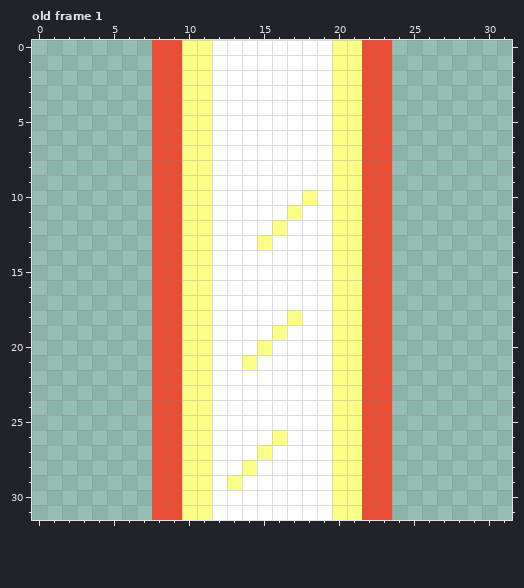
File history of a pixel-art file, Attacks/Beam/body.aseprite. The picture above was drawn from the file before the commit.
32x32 pixels, 1 frame. Shown: old frame 1. The commit also changed other frames, which this record leaves out.
After:
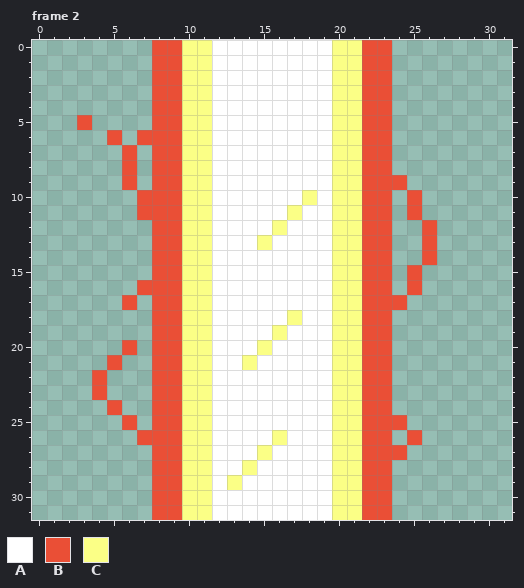
Palette (. is transparent): A #ffffff  B #ea4f36  C #fbff86
A new or re-ordered frame is compared with the old frame closest to it.
From old to new:
frames 1 -> 2
Frame 2 is new; against old frame 1, layer "Layer 2":
The edit adds colour B in row 5 at x 3; in row 6 at x 5 and 7; in rows 7 to 8 at x 6; in row 9 at x 6 and 24; in rows 10 to 11 at x 7 and 25; in rows 12 to 14 at x 26.
The edit adds colour B in row 15 at x 25; in row 16 at x 7 and 25; in row 17 at x 6 and 24; in row 20 at x 6; in row 21 at x 5; in rows 22 to 23 at x 4.
The edit adds colour B in row 24 at x 5; in row 25 at x 6 and 24; in row 26 at x 7 and 25; in row 27 at x 24.
Where, in picture pixels (left, top, right, bottom), the same in both pictures:
added: (77, 115, 152, 220)
added: (392, 175, 437, 310)
added: (92, 280, 152, 445)
added: (392, 415, 422, 460)
